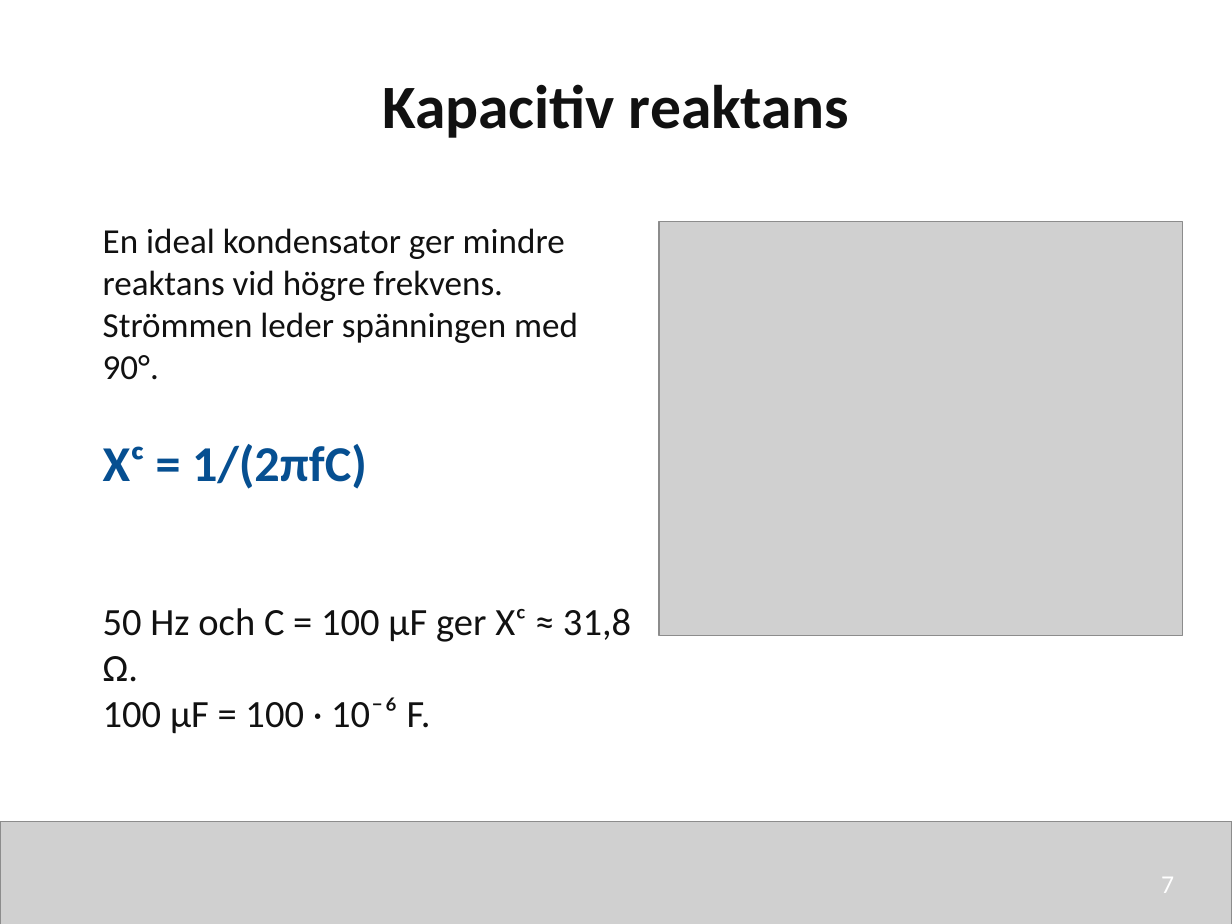
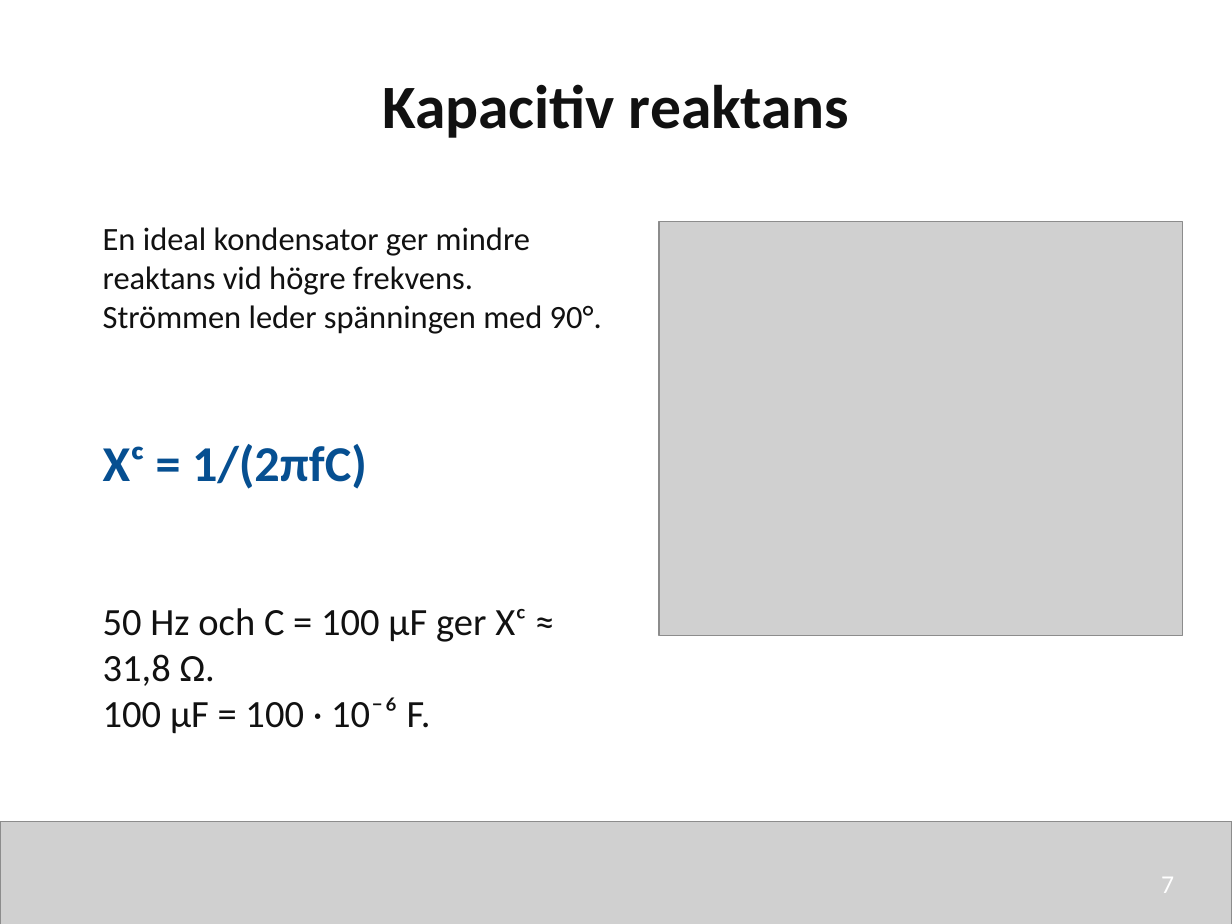
Before and after one commit to nj22az/nj22az.github.io, a slide deck: slide 7 of sjoskolan/vecka-40/aktuell/v40_02_Reaktans_och_impedans_elev.pptx. Drawn at 1232x924 pixels with LibreOffice and Linux fonts; fonts in the diff are those of the drawing; grey boxes stand for pictures. Boxes give left, top, right and bottom in pixels: in the first picture for what was removed or moved away, otherwise in the second. Text is boxed around its words. In the diff, an @@ line names an element or a change of style, - is before the commit and + after.

```diff
--- a/sjoskolan/vecka-40/aktuell/v40_02_Reaktans_och_impedans_elev.pptx
+++ b/sjoskolan/vecka-40/aktuell/v40_02_Reaktans_och_impedans_elev.pptx
@@ text "En ideal kondensator ger mindre ..." at bbox=[103, 227, 602, 334]: size 20.5 to 19 pt @@
@@ text "50 Hz och C = ..." rewrapped from bbox=[103, 608, 631, 734] to bbox=[103, 608, 526, 734] @@
```
Also in this commit, not shown: 2 other slides changed, 12 other files.
